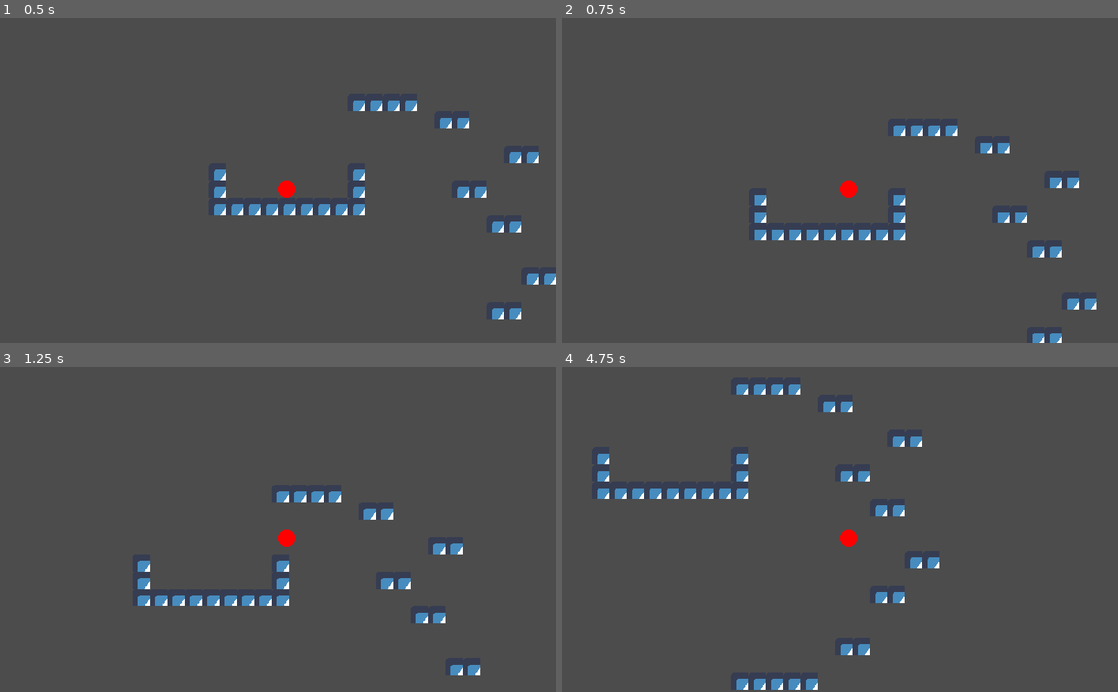
Above: before the commit, frames 1-4 (two rows, left to right).
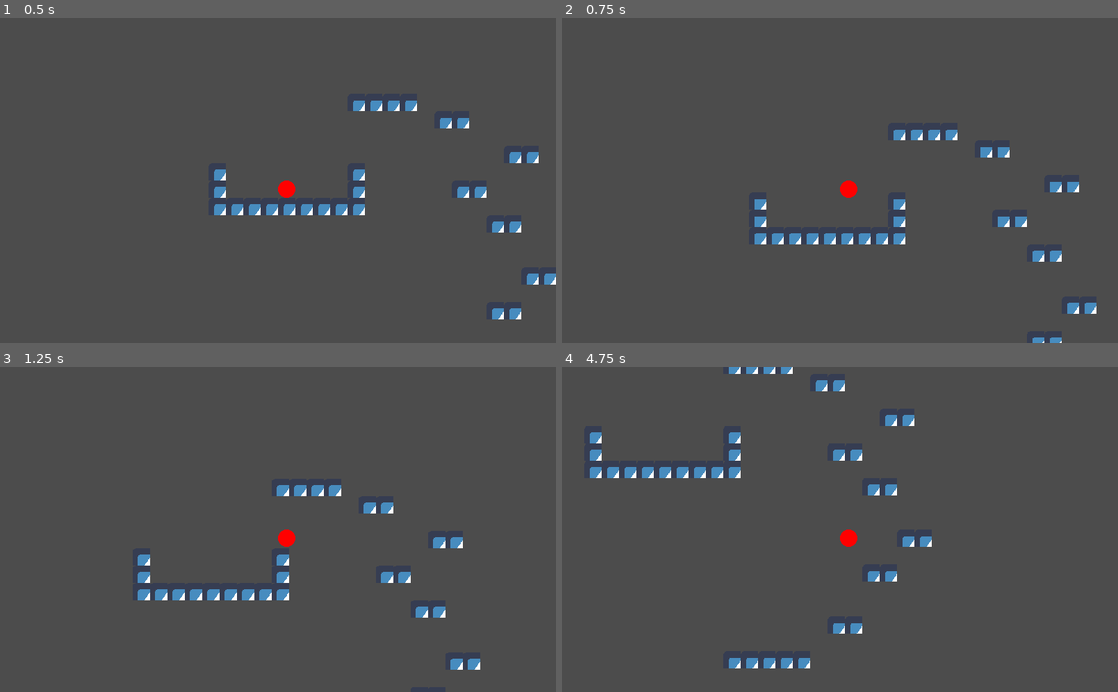
Above: after the commit, the same moments.

Repository: the-alex-g/Gears
Game: Godot game, scene res://Main/Main.tscn
Two runs of this game, one before a commit and one after it. Both use one fixed random seed, a clock stepped at 60 frames per second and the inputs below. The engine's default icon, where the game draws it, is replaced by a stand-in: a white triangle on a blue panel in a dark square.
Inputs:
- Up to frame 1 (0.5 s): no input
- Up to frame 2 (0.75 s): tap Enter at 0.5 s; hold D (right) from 0.53 s (still down); tap Space (jump) at 0.6 s
- Up to frame 3 (1.25 s): keep holding D (right); tap Space (jump) at 0.77, 1.07 s
- Up to frame 4 (4.75 s): tap Space (jump) at 1.35, 1.52, 1.82, 2.1, 2.85, 3.02, 3.32, 3.6, 3.77, 4.07, 4.35, 4.52 s; release D (right) at 2.03 s; hold A (left) 2.03-2.78 s; hold D (right) 2.78-4.28 s; hold A (left) from 4.28 s (still down)

Frame 1 is identical in both runs. In frame 2, 1.8% of the frame differs, in the area x 34-97%, y 33-100%; in frame 3, 2.5%; in frame 4, 4.8%, in the area x 5-68%, y 0-100%.

Commit message:
Move falling logic to robot.gd

Diff:
--- a/project/Player/Player.gd
+++ b/project/Player/Player.gd
@@ -1,6 +1,6 @@
 extends Robot
 
-var _jump_speed := 400
+var _jump_speed := 475
 
 
 func _ready()->void:
@@ -8,28 +8,19 @@
 
 
 func _physics_process(_delta:float)->void:
-	var horizontal := Input.get_axis("left", "right")
-	# get vertical movement
+	# get sideways movement
+	var horizontal := Input.get_axis("left", "right") * _horizontal_speed
+
+	# jump
 	if is_on_floor():
-		# jump
 		if Input.is_action_just_pressed("jump"):
 			_current_vertical_speed = -_jump_speed
-		# stop vertical movement if on floor and not jumping
-		elif _current_vertical_speed != 0:
-			_current_vertical_speed = 0
-	else:
-		# fall
-		if is_on_ceiling():
-			_current_vertical_speed = 0
-		if _current_vertical_speed < _max_fall_speed:
-			_current_vertical_speed += GRAVITY
 
 	# move
-	var direction := Vector2(horizontal * _horizontal_speed, _current_vertical_speed)
+	var direction := Vector2(horizontal, _current_vertical_speed)
 	# warning-ignore:return_value_discarded
 	move_and_slide(direction, Vector2.UP)
 
 
-
 func _draw():
 	draw_circle(Vector2.ONE * 16, 16, Color.red)
--- a/project/Robot.gd
+++ b/project/Robot.gd
@@ -1,7 +1,7 @@
 class_name Robot
 extends KinematicBody2D
 
-const GRAVITY := 15
+const GRAVITY := 20
 
 export var power_crystals := 1
 export var health := 6
@@ -13,3 +13,16 @@
 var _horizontal_speed := 200
 var _max_fall_speed := 600
 var _current_vertical_speed := 0
+
+
+func _physics_process(_delta:float)->void:
+	# handle falling
+	if is_on_floor():
+		# reset gravity if on floor
+		if _current_vertical_speed != 0:
+			_current_vertical_speed = 0
+	else: # apply gravity
+		if is_on_ceiling() and _current_vertical_speed < 0: # if you hit a ceiling, stop going up
+			_current_vertical_speed = 0
+		if _current_vertical_speed < _max_fall_speed:
+			_current_vertical_speed += GRAVITY
